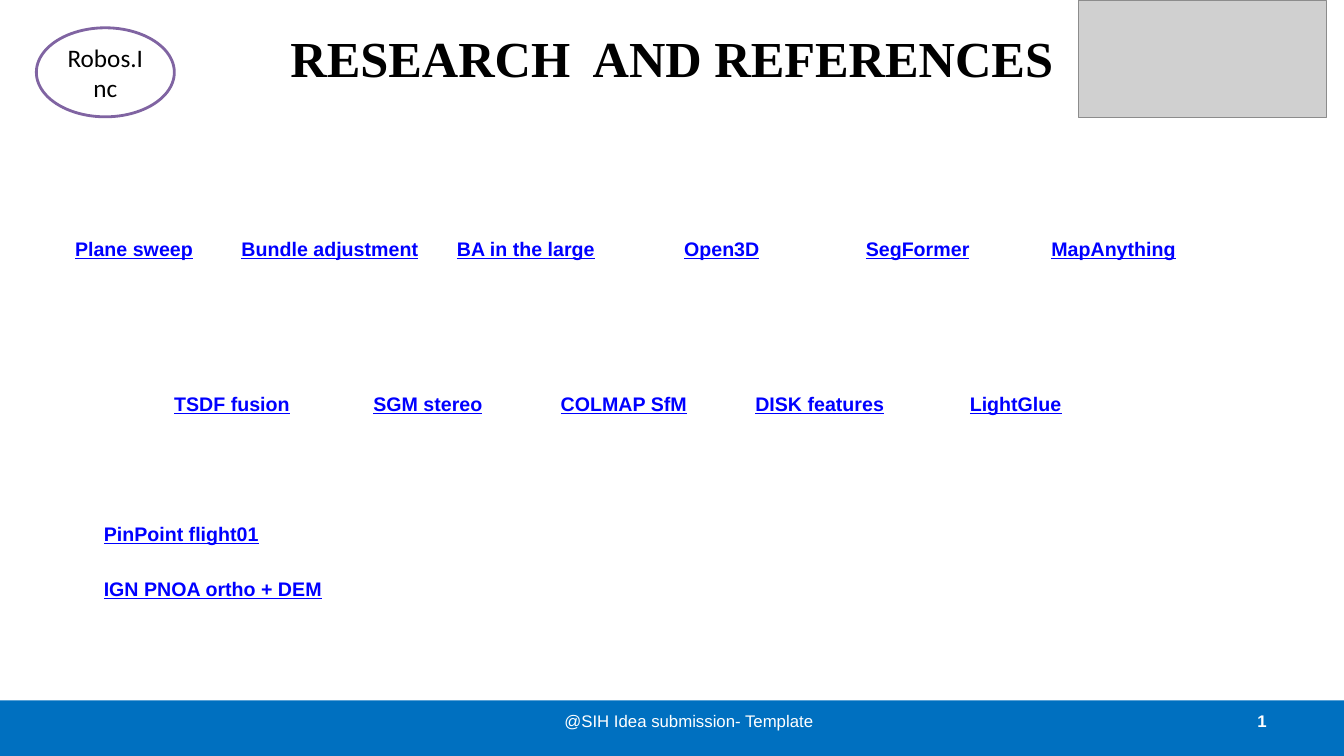
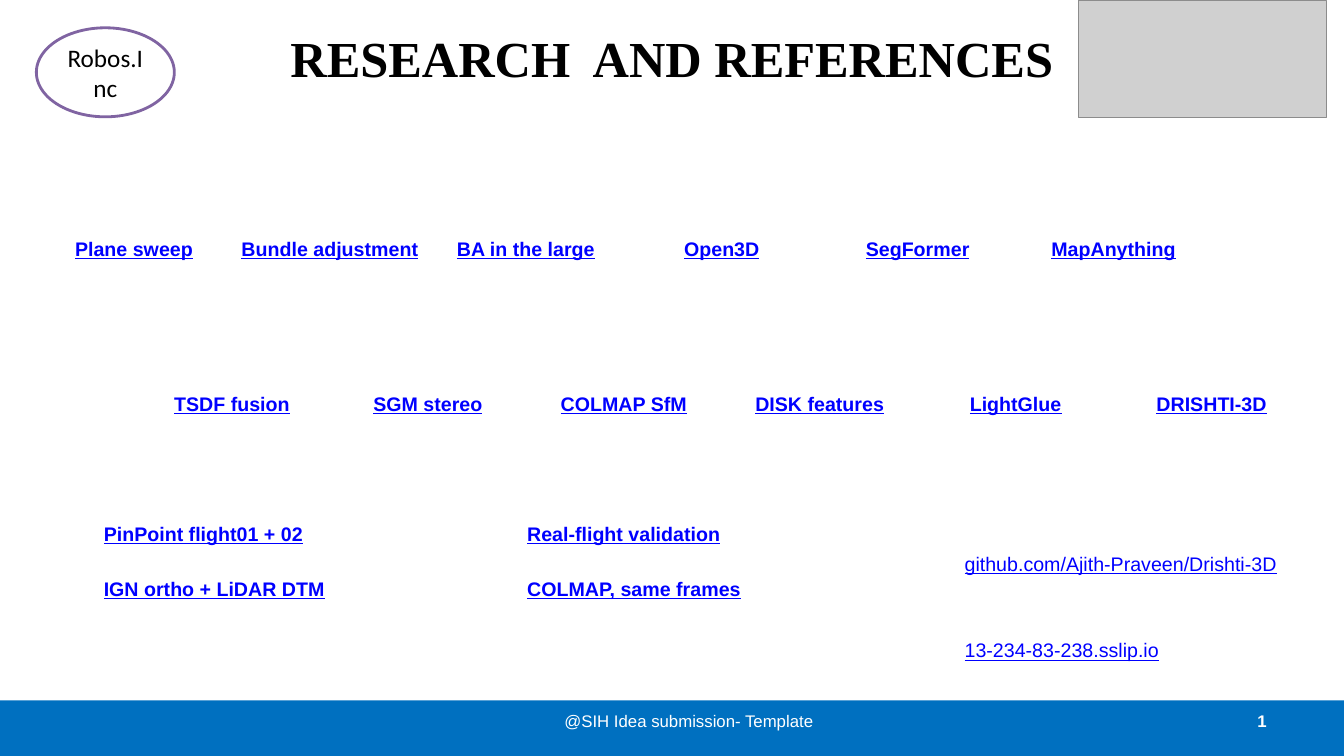
Before and after one commit to Ajith-Praveen/Drishti-3D, a slide deck: slide 1 of output/slides/slide6/SLIDE6_with_links.pptx. Drawn at 1344x756 pixels with LibreOffice and Linux fonts; fonts in the diff are those of the drawing; grey boxes stand for pictures; background and template pictures are left out. Boxes give left, top, right and bottom in pixels: in the first picture for what was removed or moved away, otherwise in the second. Text is boxed around its words. In the diff, an @@ line names an element or a change of style, - is before the commit and + after.

```diff
--- a/output/slides/slide6/SLIDE6_with_links.pptx
+++ b/output/slides/slide6/SLIDE6_with_links.pptx
@@ text added at [1156,397,1266,414], 14 pt, text #0000FF, bold, underline @@
+DRISHTI-3D
@@ text at [104,526,303,545]: text changed @@
-PinPoint flight01
+PinPoint flight01 + 02
@@ text added at [527,526,720,545], 14 pt, text #0000FF, bold, underline @@
+Real-flight validation
@@ text added at [965,556,1277,575], 14 pt, text #0000FF, underline @@
+github.com/Ajith-Praveen/Drishti-3D
@@ text at [104,581,325,599]: text changed @@
-IGN PNOA ortho + DEM
+IGN ortho + LiDAR DTM
@@ text added at [527,581,740,599], 14 pt, text #0000FF, bold, underline @@
+COLMAP, same frames
@@ text added at [965,642,1159,661], 14 pt, text #0000FF, underline @@
+13-234-83-238.sslip.io
```
Also in this commit, not shown: 13 other files.
